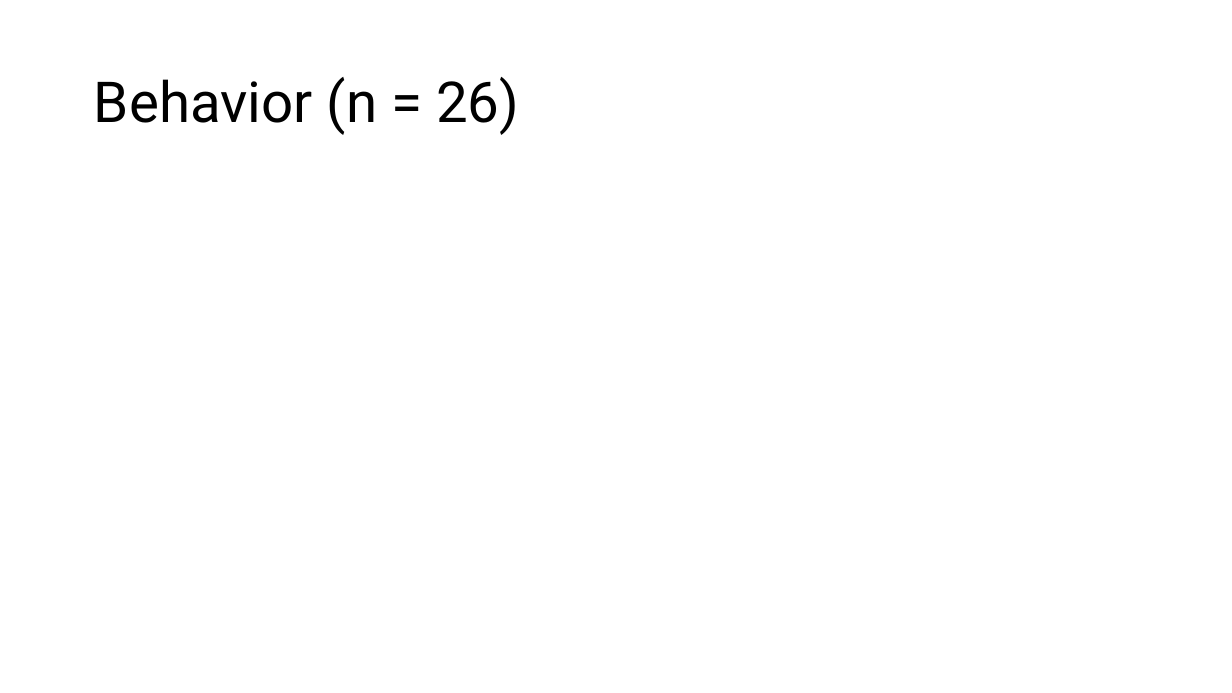
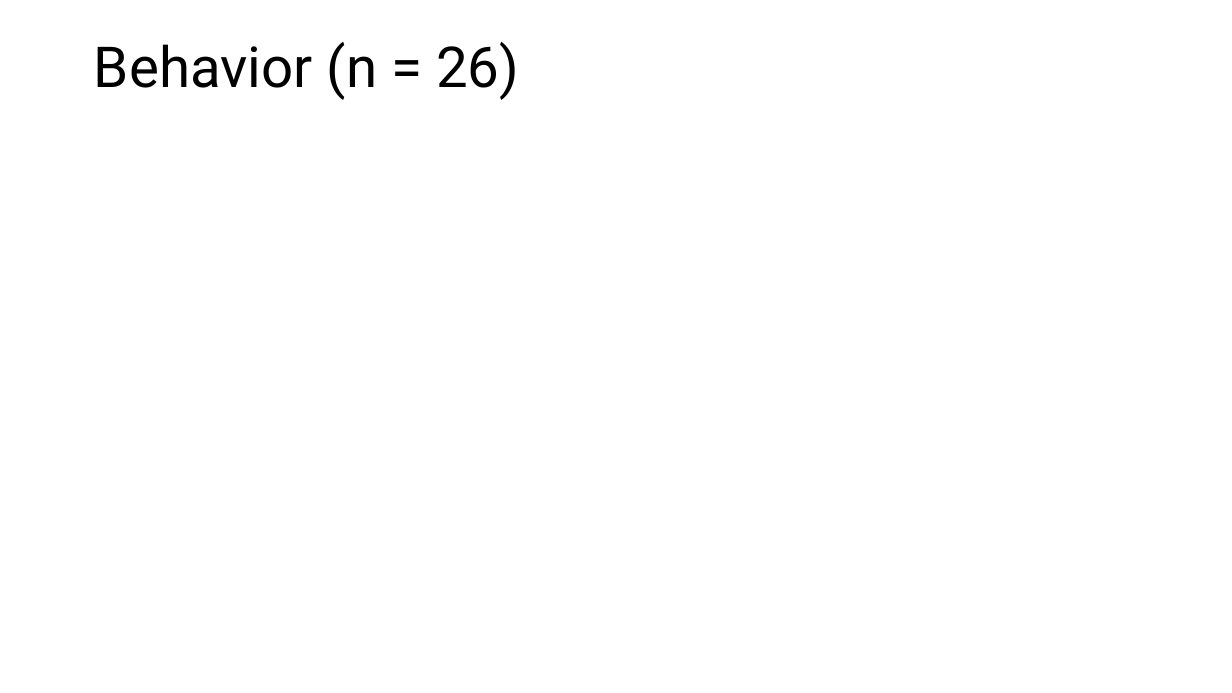
Before and after one commit to brichard28/Broadband-ILD-fNIRS, a slide deck: slide 2 of SRM-NIRS-EEG Update 6-7-2024.pptx. Drawn at 1232x693 pixels with LibreOffice and Linux fonts; fonts in the diff are those of the drawing. Boxes give left, top, right and bottom in pixels: in the first picture for what was removed or moved away, otherwise in the second. Text is boxed around its words. In the diff, an @@ line names an element or a change of style, - is before the commit and + after.

```diff
--- a/SRM-NIRS-EEG Update 6-7-2024.pptx
+++ b/SRM-NIRS-EEG Update 6-7-2024.pptx
@@ title "Behavior (n = 26)": place and size @@
-title "Behavior (n = 26)" at (94,77,519,135)
+title "Behavior (n = 26)" at (94,42,519,100)
```
Also in this commit, not shown: 3 other slides changed, 5 slides added, 1 slide removed, 2 other files.
